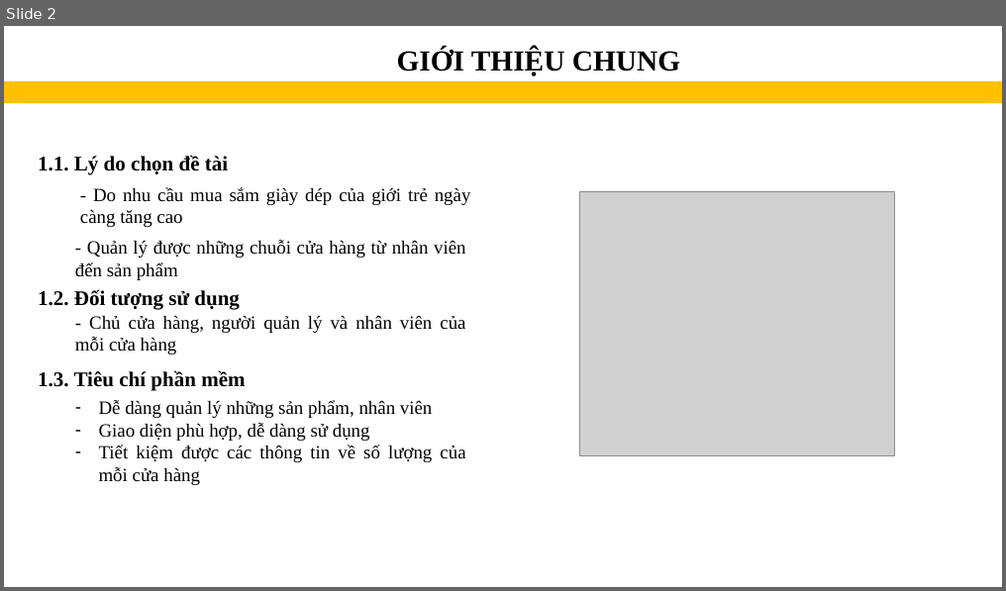
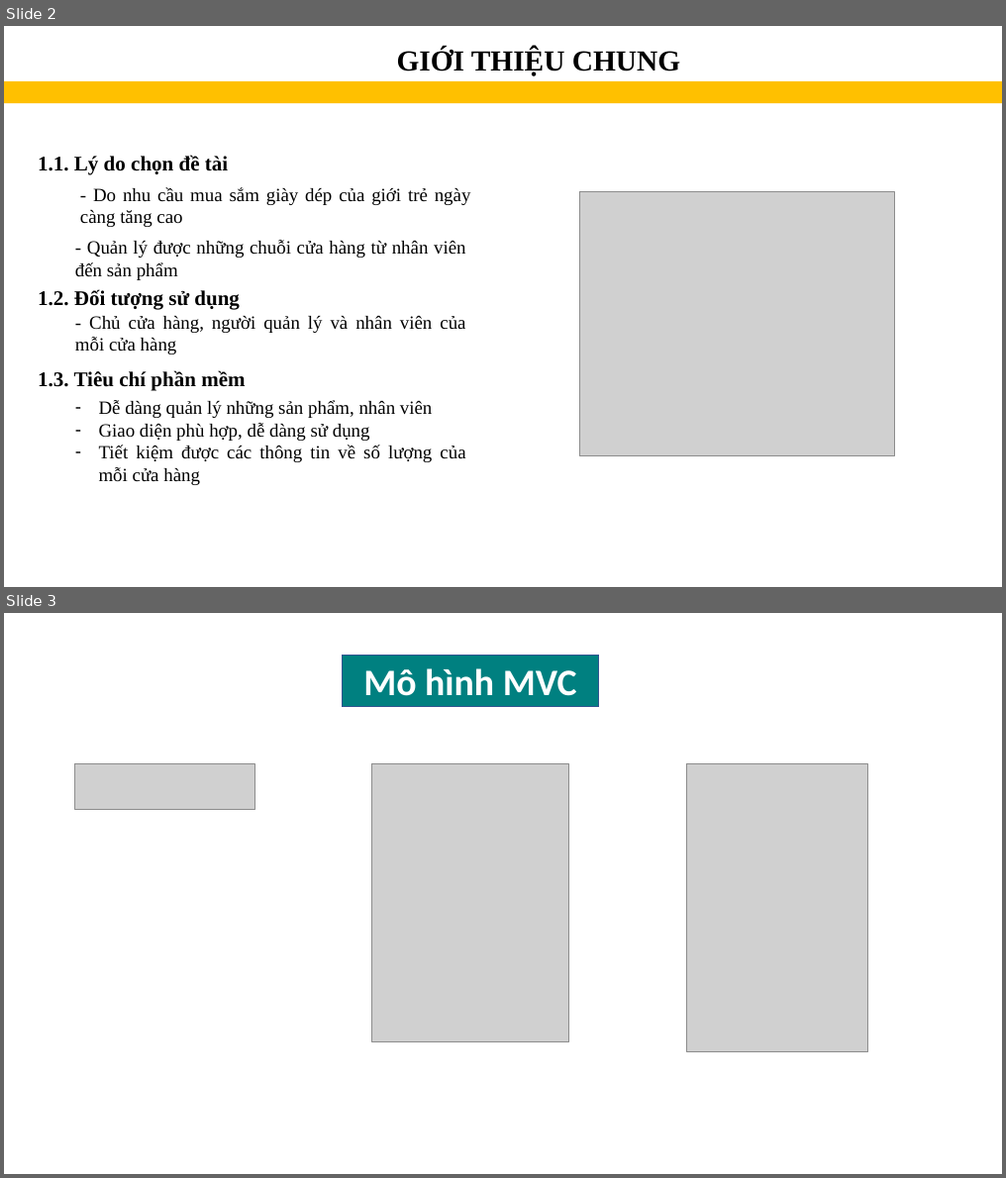
Before and after one commit to vunguyen22271/Sale-Management-Application, a slide deck: Report/PhanMemQuanLyGiay.pptx. Shown one above the other, each under a label of ours: slide 2 before the commit, slides 2 and 3 after it. The pictures are 1006x591 and 1006x1178 pixels, drawn with LibreOffice and Linux fonts; fonts in the diff are those of the drawing; grey boxes stand for pictures. Boxes give left, top, right and bottom in pixels: in the first picture for what was removed or moved away, otherwise in the second. Text is boxed around its words. In the diff, an @@ line names an element or a change of style, - is before the commit and + after.

```diff
--- a/Report/PhanMemQuanLyGiay.pptx
+++ b/Report/PhanMemQuanLyGiay.pptx
@@ slide 3 added at <box>4,613,1002,1174</box>, background #FFFFFF @@
@@ rectangle added at <box>342,655,599,706</box>, fill #008080, outline #325491 1 pt, 36 pt, text #FFFFFF, bold @@
+Mô hình MVC
@@ picture added at <box>75,763,254,809</box> @@
@@ picture added at <box>371,763,569,1042</box> @@
@@ picture added at <box>686,763,868,1052</box> @@
```
Also in this commit, not shown: 1 slide changed, 4 slides removed, 6 other files.
